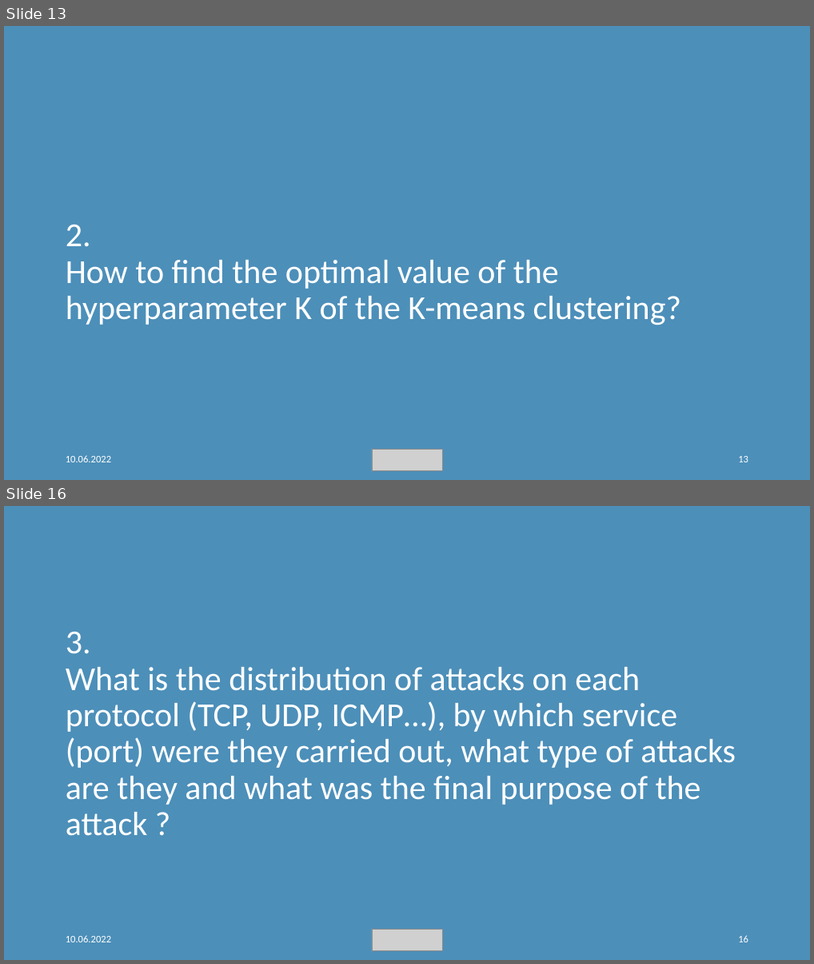
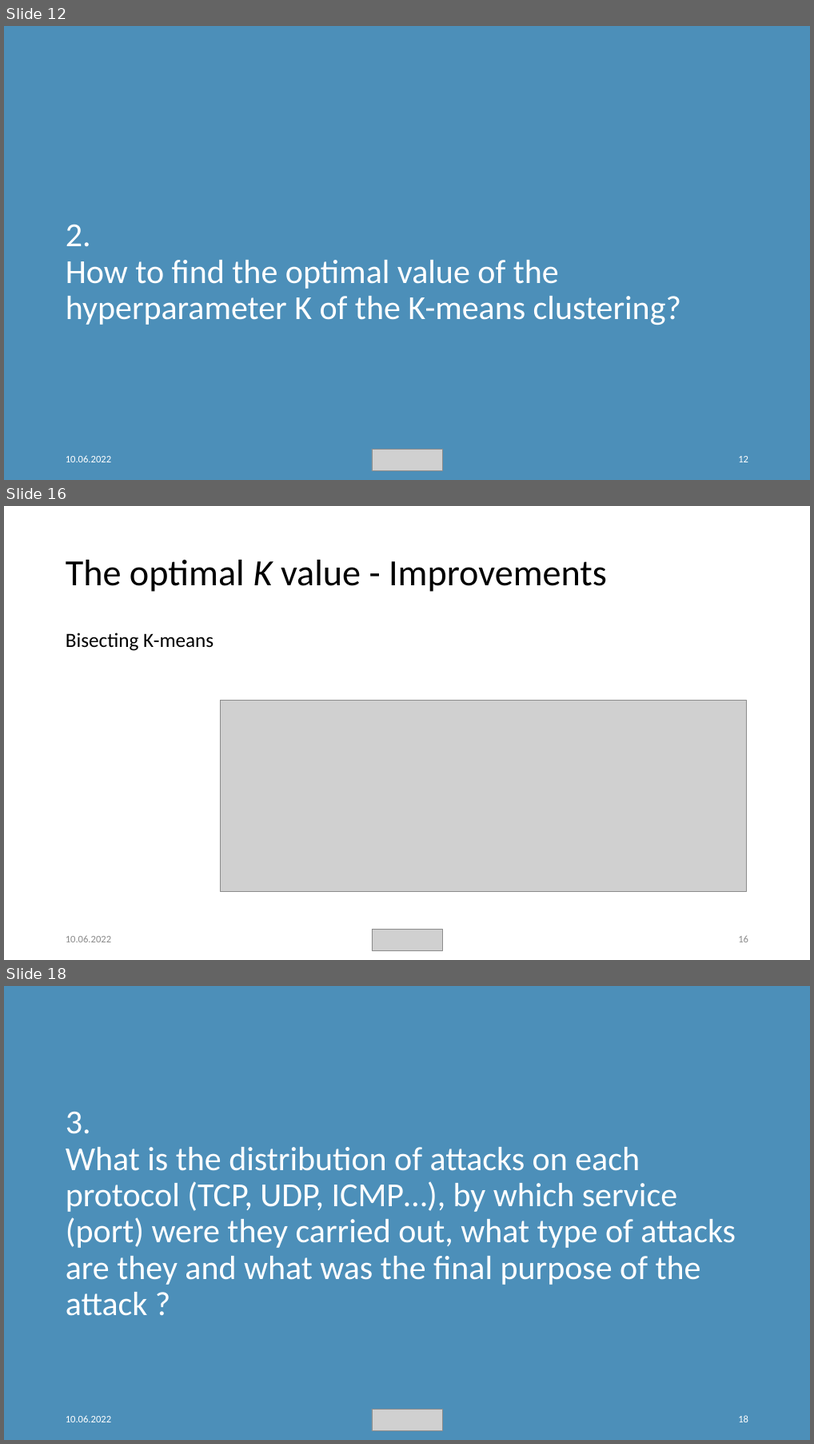
Before and after one commit to weevood/MA-BDA_Project, a slide deck: Documentation/Anomaly-Detection-in-Network-Traffic-with-K-means-Clustering.pptx. Shown one above the other, each under a label of ours: slides 13 and 16 before the commit, slides 12, 16 and 18 after it; the slides between them are not shown. The pictures are 814x964 and 814x1444 pixels, drawn with LibreOffice and Linux fonts; fonts in the diff are those of the drawing; grey boxes stand for pictures. Boxes give left, top, right and bottom in pixels: in the first picture for what was removed or moved away, otherwise in the second. Text is boxed around its words. In the diff, an @@ line names an element or a change of style, - is before the commit and + after.

```diff
--- a/Documentation/Anomaly-Detection-in-Network-Traffic-with-K-means-Clustering.pptx
+++ b/Documentation/Anomaly-Detection-in-Network-Traffic-with-K-means-Clustering.pptx
@@ slide 16 added at bbox=[4, 506, 810, 960], background #FFFFFF @@
@@ title added at bbox=[66, 560, 607, 592], 44 pt, text #000000 @@
+The optimal K value - Improvements
@@ text added at bbox=[66, 632, 214, 651], 24 pt, text #000000 @@
+Bisecting K-means
@@ picture added at bbox=[220, 700, 747, 892] @@
@@ text added at bbox=[66, 935, 111, 942], 12 pt, text #8C8C8C @@
+10.06.2022
@@ picture added at bbox=[372, 928, 442, 951] @@
@@ page number added at bbox=[738, 935, 749, 942], 12 pt, text #8C8C8C @@
+16
@@ what was slide 13 is now slide 12 @@
@@ what was slide 16 is now slide 18 @@
@@ page number at bbox=[738, 1415, 749, 1422]: text changed @@
-16
+18
```
Also in this commit, not shown: 5 slides changed, 1 other slide added, 2 other files.
